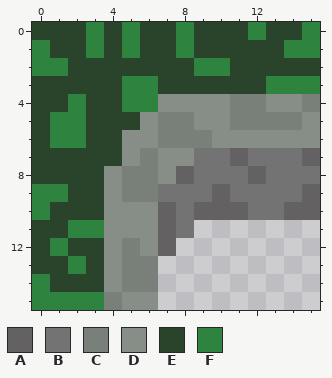
A pixel-art sprite gets an edit: Sprites/Borders/LongGrass/MBR.png. That is the earlier state.
The file is 16x16 pixels.
Palette (. is transparent): A #636161  B #737373  C #797f79  D #878d87  E #29442b  F #2e843f
Pixels before, first column x 0:
 0 EEEFEFEEFEEEFEEF
 1 FEEFEFEEFEEEEEFF
 2 FFEEEEEEEFFEEEEE
 3 EEEEEFFEEEEEEFFF
 4 EEFEEFFDDDDCCDDC
 5 EFFEEEDCCDDCCCCD
 6 EFFEEDDCCCDDDDDD
 7 EEEEEDCDDBBABBBA
 8 EEEEDCCDABBBABBB
 9 FFEEDCCBBBABBBBA
10 FEEEDDDABAAABBAA
11 EEFFDDDAB.......
12 EFEEDCDA........
13 EEFEDCC.........
14 FEEEDCC.........
15 FFFFCDD.........
The same view after the edit:
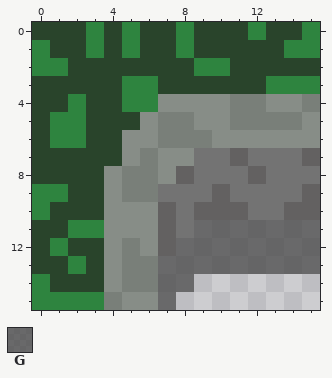
Colours new in this view: G #3f3f3fb3
What changed:
y 11: x 9..15 ....... -> GGGGGGG
y 12: x 8..15 ........ -> GGGGGGGG
y 13: x 7..15 ......... -> GGGGGGGGG
y 14: x 7..8 .. -> GG
y 15: x 7 . -> G
Where, in picture pixels (left, top, right, bottom), the same in both pictures:
added: (158, 220, 320, 310)
